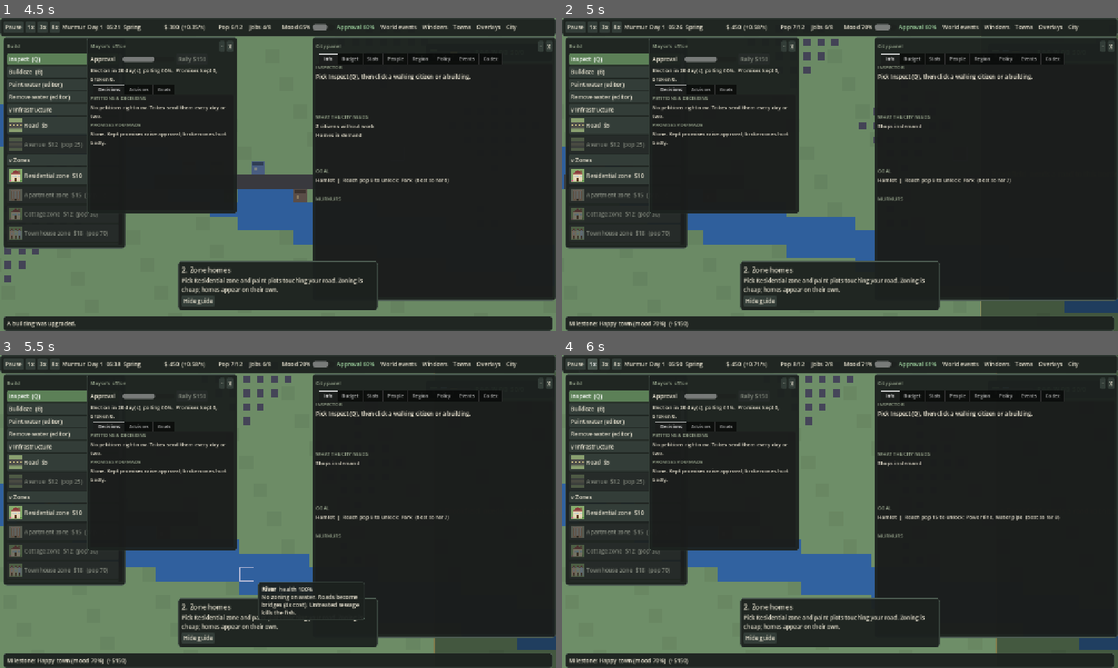
Above: before the commit, frames 1-4 (two rows, left to right).
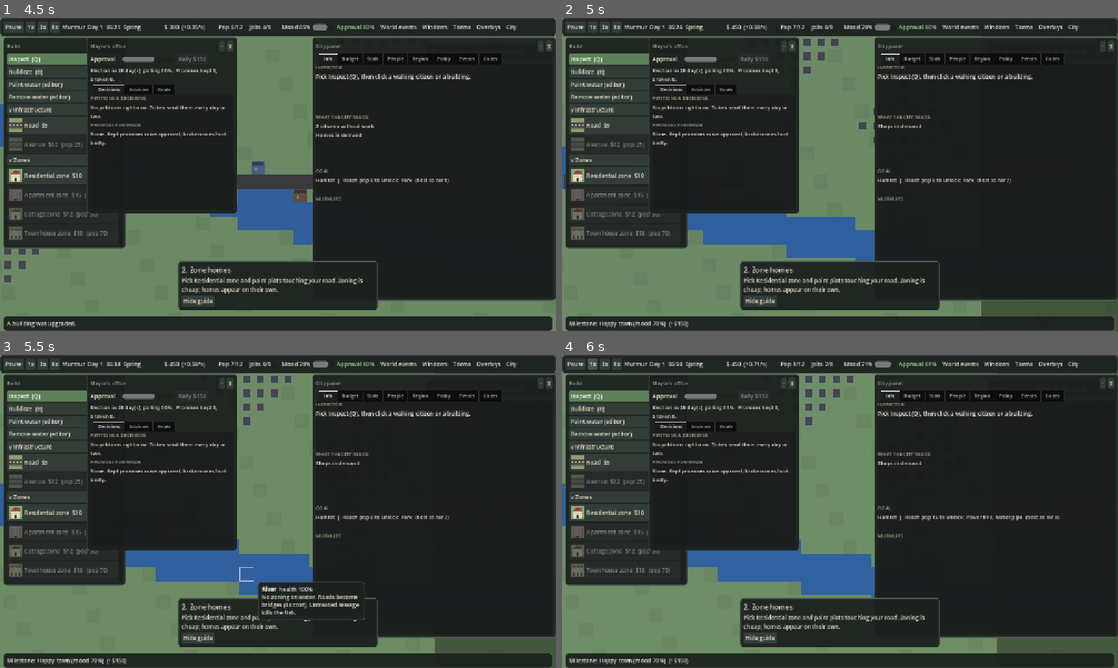
Above: after the commit, the same moments.

Repository: krugerhomeassistant/murmur
Game: Godot game, scene res://scenes/main.tscn
Two runs of this game, one before a commit and one after it. Both use one fixed random seed, a clock stepped at 60 frames per second and the inputs below.
Inputs (mouse positions are in pixels of both pictures, inside the frame that each line leads up to):
- Up to frame 1 (4.5 s): click "Normal ($300)" at 0.5 s; click "Normal ($300)" at 1.25 s; click "Show the new-player guide" at 2 s; click "Show the new-player guide" at 2.75 s; click "Start new game" at 3.5 s; tap A at 4.25 s; move the mouse to (400, 158) at 4.27 s; hold D from 4.28 s (still down); tap Enter at 4.35 s; click (400, 158) at 4.42 s
- Up to frame 2 (5 s): keep holding D; tap Space at 4.52, 4.82 s
- Up to frame 3 (5.5 s): release D at 5 s; tap A at 5 s; drag from (166, 527) to (250, 574) at 5.02 s
- Up to frame 4 (6 s): click "1x" at 5.75 s

Frame 1 is identical in both runs. In frame 2, 0.4% of the frame differs, in the area x 90-100%, y 89-95%; in frame 3, 0.3%; in frame 4, 0.3%.

Commit message:
fix: rivers meet at borders; attackers shell the town they stand at

Diff:
--- a/client/scripts/city.gd
+++ b/client/scripts/city.gd
@@ -640,7 +640,7 @@
 		var t := float(a - ap) / asz
 		var tc := clampf(t, 0.0, 1.0)
 		wob = clampf(wob + r.randf_range(-0.5, 0.5), -3.0, 3.0)
-		var c := cp + csz * lerpf(float(plan["a"]), float(plan["b"]), t) + wob * sin(tc * PI)
+		var c := cp + csz * lerpf(float(plan["a"]), float(plan["b"]), tc) + wob * sin(tc * PI)  # tc, not t: outside the territory the river runs straight so it meets the neighbour's
 		for k in 3:
 			var x := a if horiz else int(c) + k
 			var y := int(c) + k if horiz else a
--- a/client/scripts/main.gd
+++ b/client/scripts/main.gd
@@ -888,6 +888,7 @@
 			if towns.find(b) < ai or Diplo.treaty(a, b) != "war" or not (vis.get(a, false) or vis.get(b, false)):
 				continue
 			var l := Military.line(a, b)
+			var ln := maxf(l[0].distance_to(l[1]), 600.0)
 			var u := (l[1] - l[0]).normalized()
 			var nv := Vector2(-u.y, u.x)
 			for side in 2:
@@ -961,6 +962,14 @@
 					if float(un["hp"]) < mx * 0.99:
 						node.draw_rect(Rect2(pos + Vector2(-8, -10) * sz, Vector2(16 * sz, 2.0 * sz)), Color(0, 0, 0, 0.6))
 						node.draw_rect(Rect2(pos + Vector2(-8, -10) * sz, Vector2(16 * sz * float(un["hp"]) / mx, 2.0 * sz)), Color("6fd06f") if float(un["hp"]) / mx > 0.4 else Color("e0a030"))
+					if not fresh and float(un["s"]) >= ln - 80.0 and String(un["k"]) in ["inf", "gren", "snip", "ltank", "tank", "htank", "art"]:  # unopposed at the enemy's edge: shell the town
+						var cyc := int((now + int(float(un["l"]) * 700.0 + 1000.0)) / 900)
+						if (now + int(float(un["l"]) * 700.0 + 1000.0)) % 900 < 160:
+							var rr := float(hash([un["l"], cyc]) % 1000) / 1000.0
+							var rr2 := float(hash([cyc, un["l"]]) % 1000) / 1000.0
+							var tp: Vector2 = pos + u * dir * (60.0 + rr * 260.0) + nv * (rr2 - 0.5) * 220.0
+							node.draw_line(pos, tp, Color(1.0, 0.55, 0.2, 0.9) if un["k"] == "art" else Color(1.0, 0.9, 0.4, 0.9), (3.0 if un["k"] == "art" else 1.5) * sz)
+							node.draw_circle(tp, (8.0 if un["k"] == "art" else 4.0) * sz, Color(1.0, 0.7, 0.25, 0.8))
 					if fresh:  # tracer to the unit it fired at
 						var tgp := float(un["fg"])
 						var tpos: Vector2 = l[0] + u * tgp + nv * float(un["fl"]) * 70.0 * sz
Not shown, changed: CHANGELOG.md
